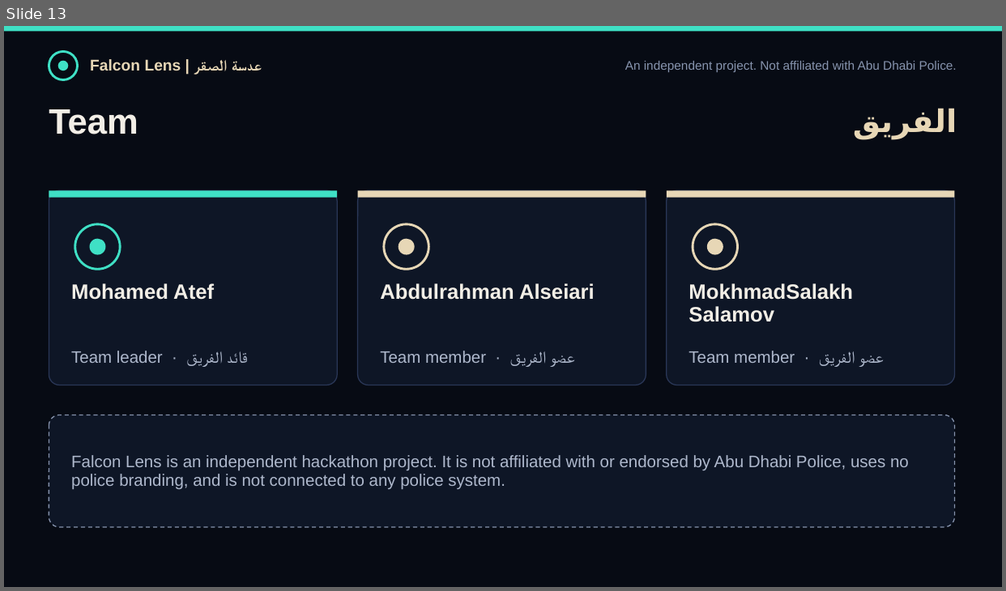
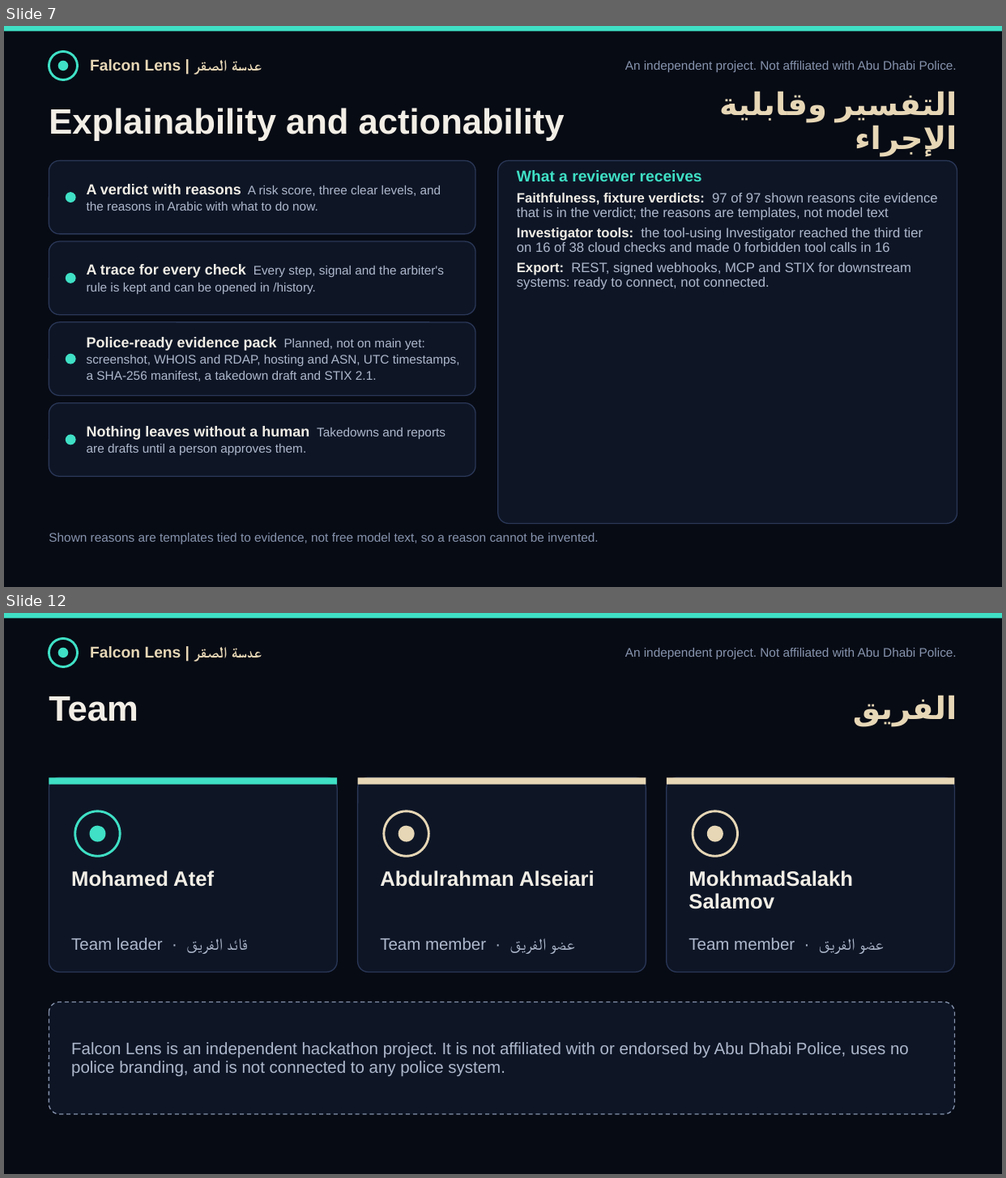
Before and after one commit to Muhammadatef/falcon-lens, a slide deck: submission/FalconLens_ScamShield.pptx. Shown one above the other, each under a label of ours: slide 13 before the commit, slides 7 and 12 after it; the slides between them are not shown. The pictures are 1006x591 and 1006x1178 pixels, drawn with LibreOffice and Linux fonts; fonts in the diff are those of the drawing. Boxes give left, top, right and bottom in pixels: in the first picture for what was removed or moved away, otherwise in the second. Text is boxed around its words. In the diff, an @@ line names an element or a change of style, - is before the commit and + after.

```diff
--- a/submission/FalconLens_ScamShield.pptx
+++ b/submission/FalconLens_ScamShield.pptx
@@ slide 7 added at (4,26,1002,587), background #070B14 @@
@@ rectangle added at (4,26,1002,31), fill #3FE0C5 @@
@@ ellipse added at (49,51,78,80), outline #3FE0C5 2.25 pt @@
@@ ellipse added at (58,61,68,71), fill #3FE0C5 @@
@@ text added at (90,59,262,71), 15 pt, text #E7D7B6, bold @@
+Falcon Lens | عدسة الصقر
@@ text added at (625,61,957,72), 12 pt, text #8794AE @@
+An independent project. Not affiliated with Abu Dhabi Police.
@@ text added at (836,91,957,156), 30 pt, text #E7D7B6, bold @@
+التفسير وقابلية الإجراء
@@ text added at (49,108,565,141), 34 pt, text #F2EEE6, bold @@
+Explainability and actionability
@@ rounded rectangle added at (49,160,475,234), fill #0E1626, outline #2A3757 1 pt @@
@@ rounded rectangle added at (498,160,957,524), fill #0E1626, outline #2A3757 1 pt @@
@@ text added at (517,170,938,290), 13 pt, text #AEB8CC @@
+What a reviewer receives
+Faithfulness, fixture verdicts: 97 of 97 shown reasons cite evidence that is in the verdict; the reasons are templates, not model text
+Investigator tools: the tool-using Investigator reached the third tier on 16 of 38 cloud checks and made 0 forbidden tool calls in 16
+Export: REST, signed webhooks, MCP and STIX for downstream systems: ready to connect, not connected.
@@ ellipse added at (66,192,76,203), fill #3FE0C5 @@
@@ text added at (87,184,441,211), 12 pt, text #AEB8CC @@
+A verdict with reasons A risk score, three clear levels, and the reasons in Arabic with what to do now.
@@ rounded rectangle added at (49,241,475,315), fill #0E1626, outline #2A3757 1 pt @@
@@ text added at (87,264,444,294), 12 pt, text #AEB8CC @@
+A trace for every check Every step, signal and the arbiter's rule is kept and can be opened in /history.
@@ ellipse added at (66,273,76,284), fill #3FE0C5 @@
@@ rounded rectangle added at (49,322,475,396), fill #0E1626, outline #2A3757 1 pt @@
@@ text added at (87,337,460,382), 12 pt, text #AEB8CC @@
+Police-ready evidence pack Planned, not on main yet: screenshot, WHOIS and RDAP, hosting and ASN, UTC timestamps, a SHA-256 manifest, a takedown draft and STIX 2.1.
@@ ellipse added at (66,354,76,365), fill #3FE0C5 @@
@@ rounded rectangle added at (49,403,475,476), fill #0E1626, outline #2A3757 1 pt @@
@@ ellipse added at (66,435,76,446), fill #3FE0C5 @@
@@ text added at (87,426,445,455), 12 pt, text #AEB8CC @@
+Nothing leaves without a human Takedowns and reports are drafts until a person approves them.
@@ text added at (49,533,598,544), 12 pt, text #8794AE @@
+Shown reasons are templates tied to evidence, not free model text, so a reason cannot be invented.
@@ what was slide 13 is now slide 12 @@
```
Also in this commit, not shown: 1 slide changed, 10 other slides added, 12 slides removed, 16 other files.
